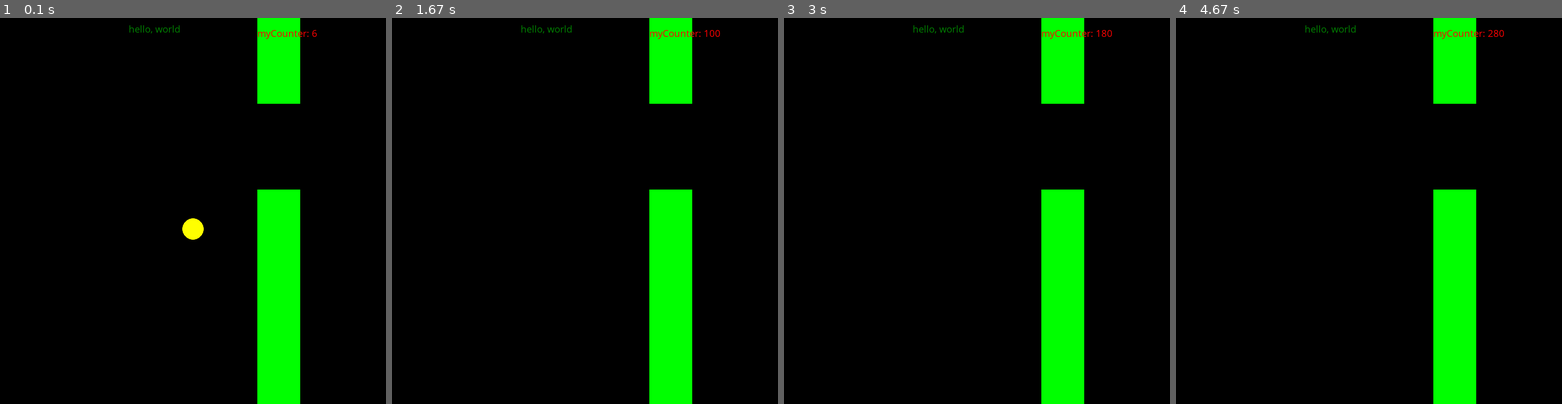
Above: before the commit, frames 1-4 (left to right).
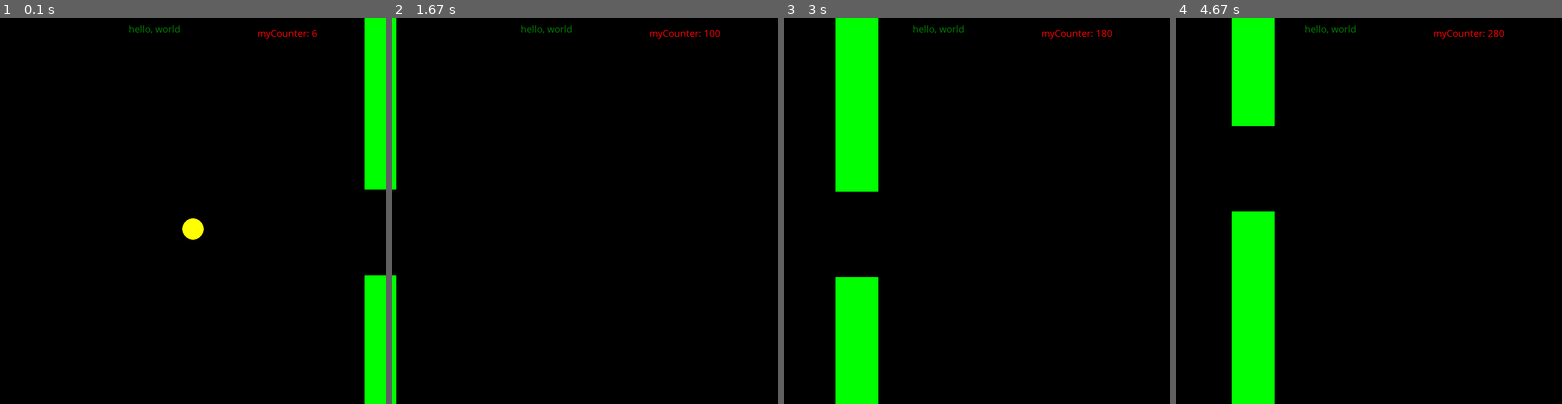
Above: after the commit, the same moments.

Repository: BCshirdavani/cs320_hw03_FlappyBird
Game: pygame game, started from FlappyGame.py
The game is run twice, just before and just after one commit, with the same random seed, the same clock (stepped at 60 frames per second) and the same inputs.
Inputs:
- Up to frame 1 (0.1 s): no input
- Up to frame 2 (1.67 s): no input
- Up to frame 3 (3 s): no input
- Up to frame 4 (4.67 s): no input

The runs differ from the first frame. In frame 1, 13% of the frame differs, in the area x 66-100%, y 0-100%; in frame 2, 9.5%; in frame 3, 17%, in the area x 13-78%, y 0-100%; in frame 4, 17%.

Commit message:
Pipes Scroll
ToDo:
 - collision
 - score
 - start button

Diff:
--- a/FlappyGame.py
+++ b/FlappyGame.py
@@ -52,8 +52,13 @@
     pygame.draw.circle(game_display, yellow, (x,y), 25)
 
 # make the pipes
-# def makePipes():
-
+pipe_x = 900
+pipe_y = -400
+def makePipes(x, y):
+    pygame.draw.rect(game_display, green, (x, y, 100 ,800))
+    pygame.draw.rect(game_display, green, (x, (y + 1000), 100 ,800))
+# random numbers for vertical position of pipe gap
+rand = random.Random()
 
 # initialize the position of the bird, at middle of screen
 # half the max screen dimensions (900, 900)
@@ -92,9 +97,18 @@
     # update the vertical position of the bird
     y += int(y_change)
     game_display.fill(black)
+    # draw new bird position
     makeCircle(x,y)
-    pygame.draw.rect(game_display, green, (600,-600,100,800))
-    pygame.draw.rect(game_display, green, (600, 400,100,800))
+    # draw piped to screen
+    makePipes(pipe_x, pipe_y)
+    # update pipe scrolling left location
+    pipe_x -= 10
+    # when pipe is off screen, restart pipe scroll from right again
+    if pipe_x < -100:
+        pipe_x = 900
+        pipe_y = rand.uniform(-100, -700)
+    # pygame.draw.rect(game_display, green, (600,-600,100,800))
+    # pygame.draw.rect(game_display, green, (600, 400,100,800))
     game_display.blit(text,(300,10))
     myCounter += 1
     format_count = "myCounter: %d" % myCounter
